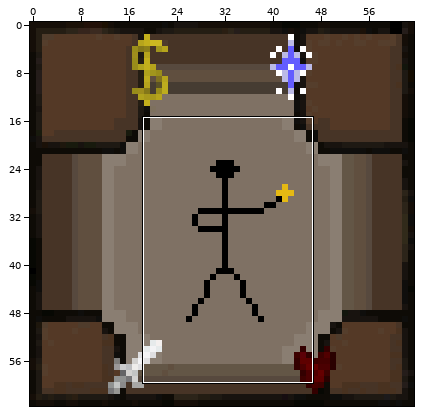
File history of a pixel-art sprite, src/main/resources/img/Creatures/423M.png. The picture above shows the old version from afar; the outline marks the close-up.
Close-up. Before the edit:
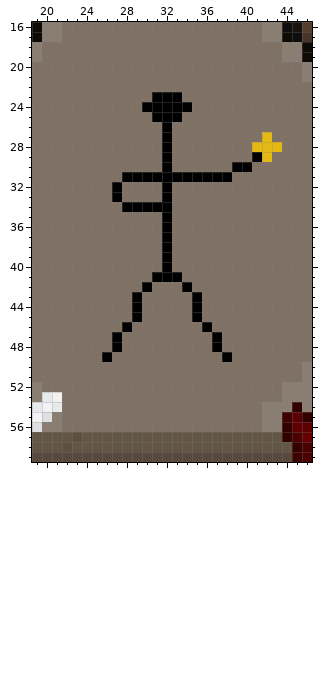
The file is 64x64 pixels. Colours within 5 levels of each other are drawn and written as one. Shown: x 19..46, y 16..59.
The same view after the edit:
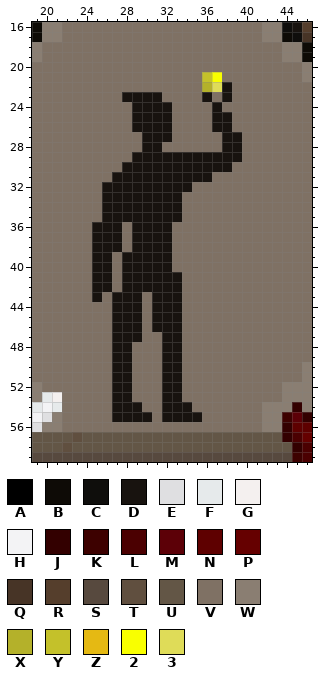
Palette (. is transparent): A #000000  B #0e0b06  C #0f0e0c  D #18130f  E #dfdfe1  F #e6eaeb  G #f4f0ef  H #f3f3f5  J #330000  K #3d0100  L #4b0001  M #5c0007  N #5e0000  P #650000  Q #473426  R #553e2c  S #57493e  T #604f3f  U #635646  V #7f7164  W #8a7e72  X #b4b12a  Y #c4c12a  Z #e5b913  2 #f9ff00  3 #dfdc58
Difference:
{"y":21,"x":36,"old":"VV","new":"Y2"}
{"y":22,"x":36,"old":"VVV","new":"X3D"}
{"y":23,"x":28,"old":"VVVAAA","new":"DDDDVV"}
{"y":23,"x":36,"old":"V","new":"D"}
{"y":23,"x":38,"old":"V","new":"D"}
{"y":24,"x":29,"old":"VAAAAA","new":"DDDDVV"}
{"y":24,"x":37,"old":"V","new":"D"}
{"y":25,"x":29,"old":"VVAAA","new":"DDDDV"}
{"y":25,"x":37,"old":"VV","new":"DD"}
{"y":26,"x":29,"old":"VVVA","new":"DDDD"}
{"y":26,"x":37,"old":"VV","new":"DD"}
{"y":27,"x":30,"old":"VVA","new":"DDD"}
{"y":27,"x":38,"old":"VV","new":"DD"}
{"y":27,"x":42,"old":"Z","new":"V"}
{"y":28,"x":30,"old":"VVA","new":"DDV"}
{"y":28,"x":38,"old":"VV","new":"DD"}
{"y":28,"x":41,"old":"ZZZ","new":"VVV"}
{"y":29,"x":29,"old":"VVVAVVVVVVV","new":"DDDDDDDDDDD"}
{"y":29,"x":41,"old":"AZ","new":"VV"}
{"y":30,"x":28,"old":"VVVVAVVVVVVAA","new":"DDDDDDDDDDDVV"}
{"y":31,"x":27,"old":"VAAAAAAAAAAA","new":"DDDDDDDDDDVV"}
{"y":32,"x":26,"old":"VAVVVVAVV","new":"DDDDDDDDD"}
{"y":33,"x":26,"old":"VAVVVVAV","new":"DDDDDDDD"}
{"y":34,"x":26,"old":"VVAAAAAV","new":"DDDDDDDD"}
{"y":35,"x":26,"old":"VVVVVVAV","new":"DDDDDDDD"}
{"y":36,"x":25,"old":"VVV","new":"DDD"}
{"y":36,"x":29,"old":"VVVA","new":"DDDD"}
{"y":37,"x":25,"old":"VVV","new":"DDD"}
{"y":37,"x":29,"old":"VVVA","new":"DDDD"}
{"y":38,"x":25,"old":"VVV","new":"DDD"}
{"y":38,"x":29,"old":"VVVA","new":"DDDD"}
{"y":39,"x":25,"old":"VV","new":"DD"}
{"y":39,"x":28,"old":"VVVVA","new":"DDDDD"}
{"y":40,"x":25,"old":"VV","new":"DD"}
{"y":40,"x":28,"old":"VVVVA","new":"DDDDD"}
{"y":41,"x":25,"old":"VV","new":"DD"}
{"y":41,"x":28,"old":"VVVAAA","new":"DDDDDD"}
{"y":42,"x":25,"old":"VV","new":"DD"}
{"y":42,"x":28,"old":"VVAVVVA","new":"DDDDDDV"}
{"y":43,"x":25,"old":"V","new":"D"}
{"y":43,"x":27,"old":"VVA","new":"DDD"}
{"y":43,"x":31,"old":"VVV","new":"DDD"}
{"y":43,"x":35,"old":"A","new":"V"}
{"y":44,"x":27,"old":"VVA","new":"DDD"}
{"y":44,"x":31,"old":"VVV","new":"DDD"}
{"y":44,"x":35,"old":"A","new":"V"}
{"y":45,"x":27,"old":"VVA","new":"DDD"}
{"y":45,"x":31,"old":"VVV","new":"DDD"}
{"y":45,"x":35,"old":"A","new":"V"}
{"y":46,"x":27,"old":"VAV","new":"DDD"}
{"y":46,"x":31,"old":"VVV","new":"DDD"}
{"y":46,"x":36,"old":"A","new":"V"}
{"y":47,"x":27,"old":"AVV","new":"DDD"}
{"y":47,"x":32,"old":"VV","new":"DD"}
{"y":47,"x":37,"old":"A","new":"V"}
{"y":48,"x":27,"old":"AV","new":"DD"}
{"y":48,"x":32,"old":"VV","new":"DD"}
{"y":48,"x":37,"old":"A","new":"V"}
{"y":49,"x":26,"old":"AVV","new":"VDD"}
{"y":49,"x":32,"old":"VV","new":"DD"}
{"y":49,"x":38,"old":"A","new":"V"}
{"y":50,"x":27,"old":"VV","new":"DD"}
{"y":50,"x":32,"old":"VV","new":"DD"}
{"y":51,"x":27,"old":"VV","new":"DD"}
{"y":51,"x":32,"old":"VV","new":"DD"}
{"y":52,"x":27,"old":"VV","new":"DD"}
{"y":52,"x":32,"old":"VV","new":"DD"}
{"y":53,"x":27,"old":"VV","new":"DD"}
{"y":53,"x":32,"old":"VV","new":"DD"}
{"y":54,"x":27,"old":"VVV","new":"DDD"}
{"y":54,"x":32,"old":"VVV","new":"DDD"}
{"y":55,"x":27,"old":"VVVV","new":"DDDD"}
{"y":55,"x":32,"old":"VVVV","new":"DDDD"}
{"label":"changed","picture_box":[92,72,282,422]}
